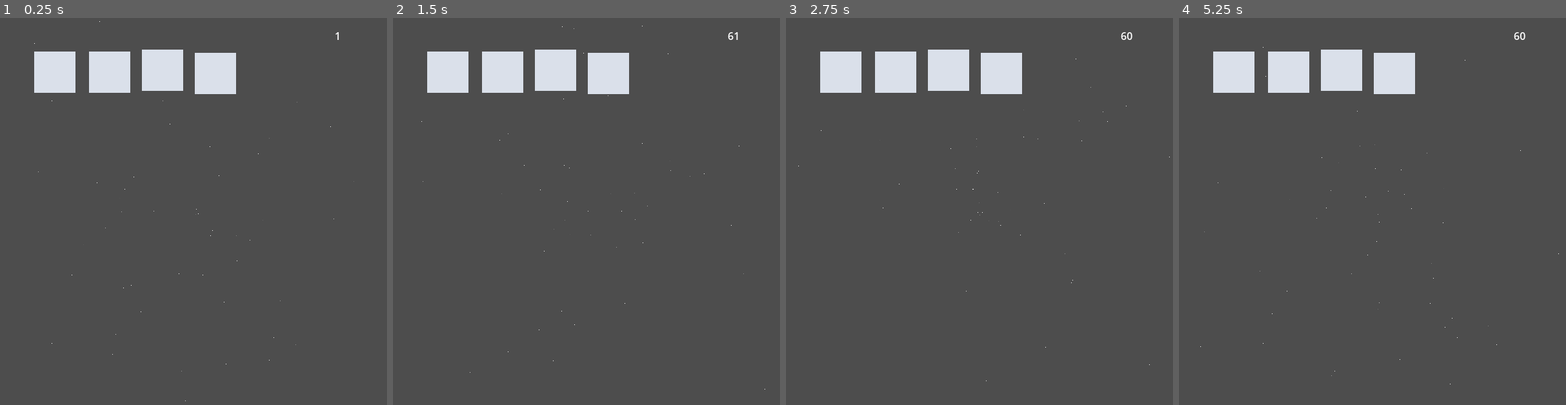
Above: before the commit, frames 1-4 (left to right).
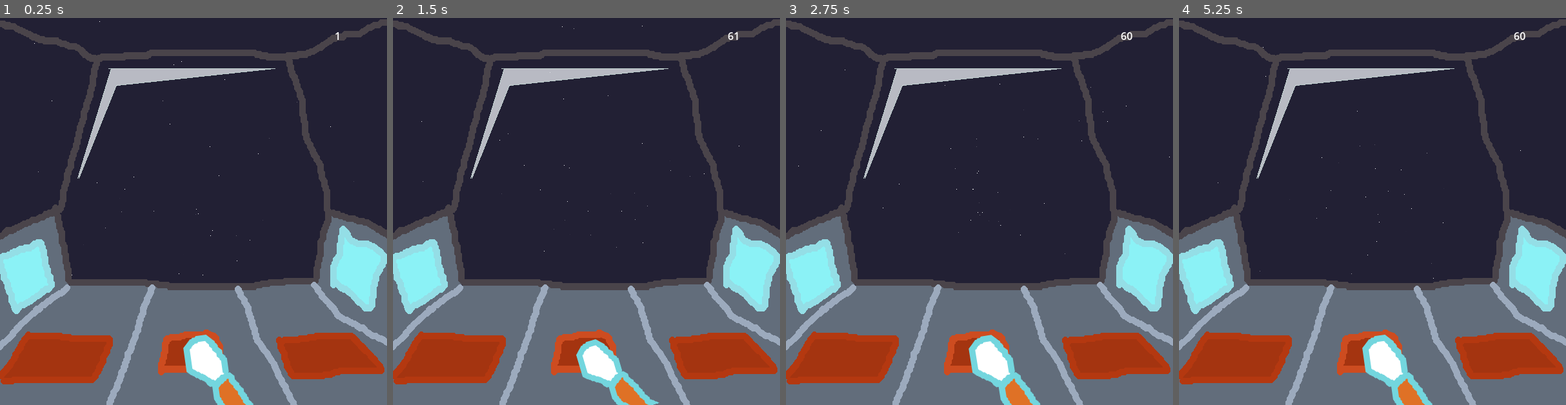
Above: after the commit, the same moments.

Repository: sugarvoid/alpha-space
Game: Godot game, scene res://game.tscn
Two runs of this game, one before a commit and one after it. Both use one fixed random seed, a clock stepped at 60 frames per second and the inputs below. The project has no main scene, so this scene is started directly.
Inputs:
- Up to frame 1 (0.25 s): no input
- Up to frame 2 (1.5 s): no input
- Up to frame 3 (2.75 s): no input
- Up to frame 4 (5.25 s): no input

The runs differ from the first frame. In frame 1, 95% of the frame differs, in the area x 0-100%, y 0-100%; in frame 2, 95%; in frame 3, 95%; in frame 4, 95%.

Commit message:
Started working on lasers

Diff:
--- a/cork_pit.tscn
+++ b/cork_pit.tscn
@@ -1,3 +1,7 @@
-[gd_scene format=3 uid="uid://v2iwiqck83oo"]
+[gd_scene load_steps=2 format=3 uid="uid://v2iwiqck83oo"]
+
+[ext_resource type="Texture2D" uid="uid://ctecqw0h2d7l7" path="res://corkpit.png" id="1_yuisu"]
 
 [node name="CorkPit" type="Sprite2D"]
+texture = ExtResource("1_yuisu")
+centered = false
--- a/numpad_layout.tscn
+++ b/ennead.tscn
@@ -1,21 +1,30 @@
 [gd_scene format=3 uid="uid://bxpual75u03g5"]
 
-[node name="NumpadLayout" type="Node2D"]
+[node name="Ennead" type="Node2D"]
 
 [node name="Marker2D" type="Marker2D" parent="."]
+position = Vector2(10, 10)
 
 [node name="Marker2D2" type="Marker2D" parent="."]
+position = Vector2(20, 10)
 
 [node name="Marker2D3" type="Marker2D" parent="."]
+position = Vector2(30, 10)
 
 [node name="Marker2D4" type="Marker2D" parent="."]
+position = Vector2(10, 20)
 
 [node name="Marker2D5" type="Marker2D" parent="."]
+position = Vector2(20, 20)
 
 [node name="Marker2D6" type="Marker2D" parent="."]
+position = Vector2(30, 20)
 
 [node name="Marker2D7" type="Marker2D" parent="."]
+position = Vector2(10, 30)
 
 [node name="Marker2D8" type="Marker2D" parent="."]
+position = Vector2(20, 30)
 
 [node name="Marker2D9" type="Marker2D" parent="."]
+position = Vector2(30, 30)
--- a/fps_counter.tscn
+++ b/fps_counter.tscn
@@ -7,6 +7,8 @@
 anchors_preset = 15
 anchor_right = 1.0
 anchor_bottom = 1.0
+grow_horizontal = 2
+grow_vertical = 2
 script = ExtResource("1_tfnbc")
 
 [node name="Label" type="Label" parent="."]
--- a/game.gd
+++ b/game.gd
@@ -9,6 +9,7 @@
 # Called when the node enters the scene tree for the first time.
 func _ready() -> void:
 	pass # Replace with function body.
+	$Hand/AnimationPlayer.play("press_button")
 
 
 # Called every frame. 'delta' is the elapsed time since the previous frame.
--- a/game.tscn
+++ b/game.tscn
@@ -1,31 +1,23 @@
-[gd_scene load_steps=6 format=3 uid="uid://k71ge76ke5uq"]
+[gd_scene load_steps=8 format=3 uid="uid://wuuxtt2qq6fi"]
 
 [ext_resource type="Script" path="res://game.gd" id="1_746y8"]
-[ext_resource type="PackedScene" uid="uid://ciwh63g14hhqx" path="res://game/squre/square.tscn" id="1_nytc7"]
-[ext_resource type="PackedScene" uid="uid://bxpual75u03g5" path="res://numpad_layout.tscn" id="1_w1wc2"]
+[ext_resource type="PackedScene" uid="uid://chwyx6msikv4k" path="res://space_back_ground.tscn" id="2_1vn7g"]
+[ext_resource type="PackedScene" uid="uid://v2iwiqck83oo" path="res://cork_pit.tscn" id="3_bgtmt"]
 [ext_resource type="PackedScene" uid="uid://c1ajj7sdaryad" path="res://star_field.tscn" id="4_710qh"]
 [ext_resource type="PackedScene" uid="uid://b43yhcx7q06cy" path="res://fps_counter.tscn" id="5_ke8lb"]
+[ext_resource type="PackedScene" uid="uid://bxpual75u03g5" path="res://ennead.tscn" id="6_8i3gv"]
+[ext_resource type="PackedScene" uid="uid://c7i2xu7w4hbkw" path="res://hand.tscn" id="8_mtyrn"]
 
 [node name="Game" type="Node2D"]
 script = ExtResource("1_746y8")
+
+[node name="SpaceBackGround" parent="." instance=ExtResource("2_1vn7g")]
 
 [node name="StarField" parent="." instance=ExtResource("4_710qh")]
 position = Vector2(301, 303)
 scale = Vector2(3, 3)
 
-[node name="NumpadLayout" parent="." instance=ExtResource("1_w1wc2")]
-
-[node name="square" parent="." instance=ExtResource("1_nytc7")]
-position = Vector2(170, 84)
-
-[node name="square2" parent="." instance=ExtResource("1_nytc7")]
-position = Vector2(85, 84)
-
-[node name="square3" parent="." instance=ExtResource("1_nytc7")]
-position = Vector2(334, 86)
-
-[node name="square4" parent="." instance=ExtResource("1_nytc7")]
-position = Vector2(252, 81)
+[node name="CorkPit" parent="." instance=ExtResource("3_bgtmt")]
 
 [node name="CanvasLayer" type="CanvasLayer" parent="."]
 
@@ -34,5 +26,8 @@
 offset_top = 16.0
 offset_right = -19.0
 offset_bottom = -530.0
-grow_horizontal = 2
-grow_vertical = 2
+
+[node name="NumpadLayout" parent="." instance=ExtResource("6_8i3gv")]
+
+[node name="Hand" parent="." instance=ExtResource("8_mtyrn")]
+position = Vector2(347, 541)
--- a/game/squre/square.gd
+++ b/game/squre/square.gd
@@ -1,14 +1,29 @@
+class_name  Square
 extends Node2D
 
+enum TYPES {
+	NUMBER,
+	COLOR,
+	SYMBOL,
 
+}
+var type: int
+
+var value: String
 # Called when the node enters the scene tree for the first time.
 func _ready() -> void:
+	self.type = Square.TYPES.NUMBER
 	pass # Replace with function body.
 
 
 # Called every frame. 'delta' is the elapsed time since the previous frame.
 func _process(delta) -> void:
 	pass
+
+
+func check_for_match(input: String) -> bool:
+	return true
+
 
 func flip_over() -> void:
 	$AnimationPlayer.play("flip_over")
--- /dev/null
+++ b/hand.tscn
@@ -0,0 +1,47 @@
+[gd_scene load_steps=4 format=3 uid="uid://c7i2xu7w4hbkw"]
+
+[ext_resource type="Texture2D" uid="uid://be52mbkqfrr30" path="res://hand.png" id="1_6s4dt"]
+
+[sub_resource type="Animation" id="Animation_bt34k"]
+resource_name = "press_button"
+loop_mode = 1
+tracks/0/type = "value"
+tracks/0/imported = false
+tracks/0/enabled = true
+tracks/0/path = NodePath(".:scale")
+tracks/0/interp = 1
+tracks/0/loop_wrap = true
+tracks/0/keys = {
+"times": PackedFloat32Array(0, 0.5, 0.9),
+"transitions": PackedFloat32Array(1, 1, 1),
+"update": 0,
+"values": [Vector2(1, 1), Vector2(0.9, 0.9), Vector2(1, 1)]
+}
+tracks/1/type = "value"
+tracks/1/imported = false
+tracks/1/enabled = true
+tracks/1/path = NodePath(".:rotation")
+tracks/1/interp = 1
+tracks/1/loop_wrap = true
+tracks/1/keys = {
+"times": PackedFloat32Array(0, 0.5, 1),
+"transitions": PackedFloat32Array(1, 1, 1),
+"update": 0,
+"values": [0.0, -0.298451, 0.0]
+}
+
+[sub_resource type="AnimationLibrary" id="AnimationLibrary_p5wa4"]
+_data = {
+"press_button": SubResource("Animation_bt34k")
+}
+
+[node name="Hand" type="Sprite2D"]
+position = Vector2(-5.21541e-08, 7)
+rotation = -0.266596
+scale = Vector2(0.913342, 0.913342)
+texture = ExtResource("1_6s4dt")
+
+[node name="AnimationPlayer" type="AnimationPlayer" parent="."]
+libraries = {
+"": SubResource("AnimationLibrary_p5wa4")
+}
--- /dev/null
+++ b/lasers.gd
@@ -0,0 +1,14 @@
+extends Node2D
+
+
+# Called when the node enters the scene tree for the first time.
+func _ready() -> void:
+	$Line2D.clear_points()
+	$Line2D.add_point(Vector2(190, 50))
+	$Line2D.add_point(Vector2(320, 74))
+	$Line2D.add_point(Vector2(20, 74))
+
+
+# Called every frame. 'delta' is the elapsed time since the previous frame.
+func _process(delta: float) -> void:
+	pass
--- /dev/null
+++ b/lasers.tscn
@@ -0,0 +1,22 @@
+[gd_scene load_steps=3 format=3 uid="uid://cdudddbnmm01b"]
+
+[ext_resource type="Texture2D" uid="uid://mn0j3wbffi0e" path="res://TEMP_laser.png" id="1_27dnc"]
+[ext_resource type="Script" path="res://lasers.gd" id="1_oaoc3"]
+
+[node name="Lasers" type="Node2D"]
+script = ExtResource("1_oaoc3")
+
+[node name="Left" type="Sprite2D" parent="."]
+position = Vector2(72.5936, 370)
+scale = Vector2(-0.586035, 1)
+texture = ExtResource("1_27dnc")
+
+[node name="Right" type="Sprite2D" parent="."]
+position = Vector2(229, 371)
+scale = Vector2(0.523, 1)
+texture = ExtResource("1_27dnc")
+
+[node name="Line2D" type="Line2D" parent="."]
+points = PackedVector2Array(234, 79, 405, 426)
+width = 8.0
+default_color = Color(1, 1, 0.101961, 1)
--- a/project.godot
+++ b/project.godot
@@ -7,6 +7,16 @@
 ;   param=value ; assign values to parameters
 
 config_version=5
+
+_global_script_classes=[{
+"base": "Node2D",
+"class": &"Square",
+"language": &"GDScript",
+"path": "res://game/squre/square.gd"
+}]
+_global_script_class_icons={
+"Square": ""
+}
 
 [application]
 
Binary file added: TEMP_laser.png
Not shown, added: TEMP_laser.png.import
Binary file changed: corkpit.aseprite
Binary file added: corkpit.png
Not shown, added: corkpit.png.import
Binary file added: hand.png
Not shown, added: hand.png.import
